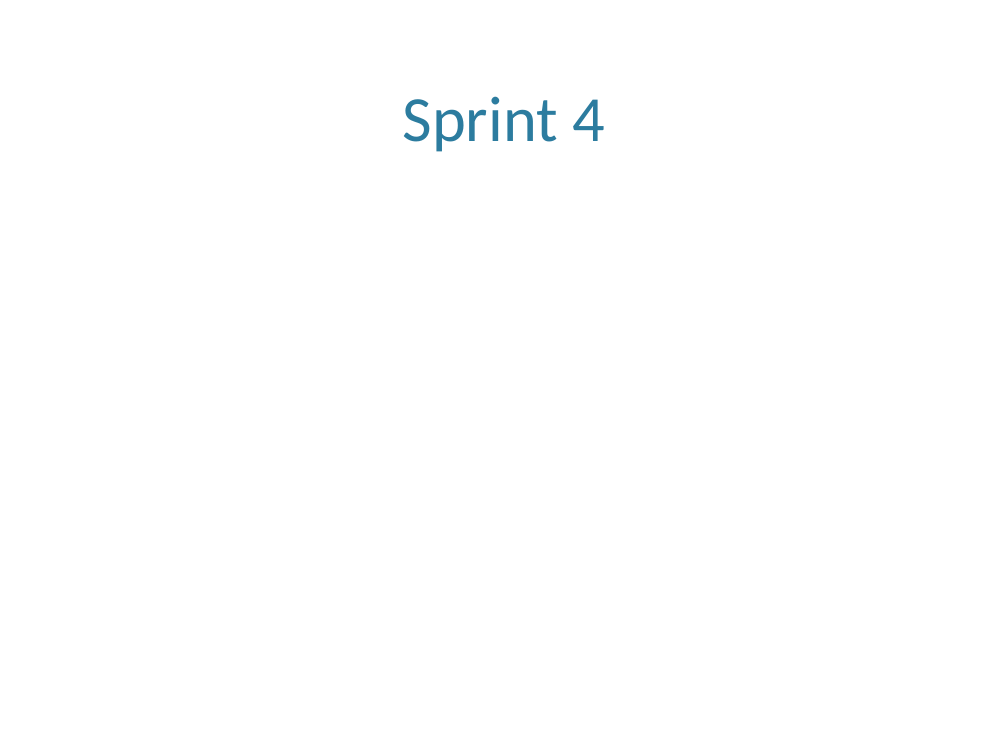
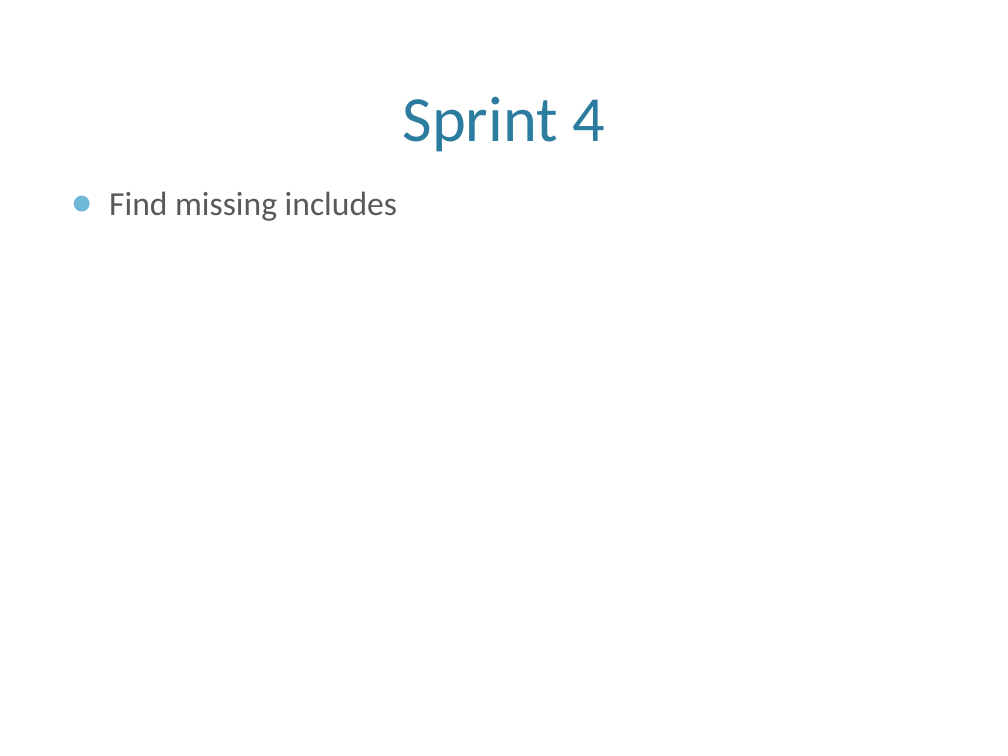
Before and after one commit to eventh/kpro9, a slide deck: slide 31 of presentation/TDT4290_FinalPresentasjon.pptx (slide 23 before the commit). Drawn at 1008x756 pixels with LibreOffice and Linux fonts; fonts in the diff are those of the drawing; background and template pictures are left out. Boxes give left, top, right and bottom in pixels: in the first picture for what was removed or moved away, otherwise in the second. Text is boxed around its words. In the diff, an @@ line names an element or a change of style, - is before the commit and + after.

```diff
--- a/presentation/TDT4290_FinalPresentasjon.pptx
+++ b/presentation/TDT4290_FinalPresentasjon.pptx
@@ text added at (x1=109, y1=191, x2=397, y2=221), 24 pt, text #595959 @@
+● Find missing includes
```
Also in this commit, not shown: 2 other slides changed, 10 slides added, 1 slide removed, 4 other files.
